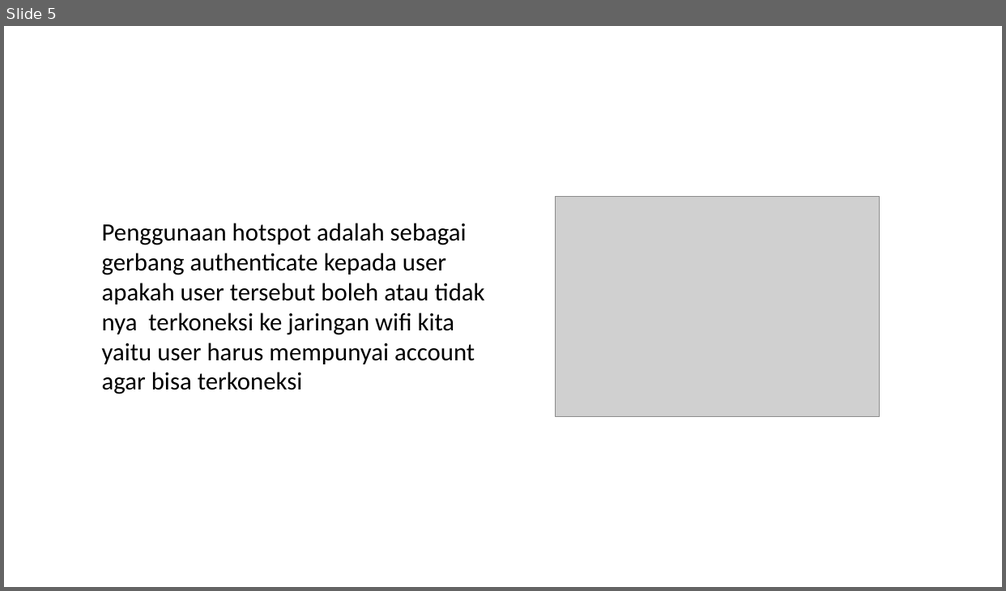
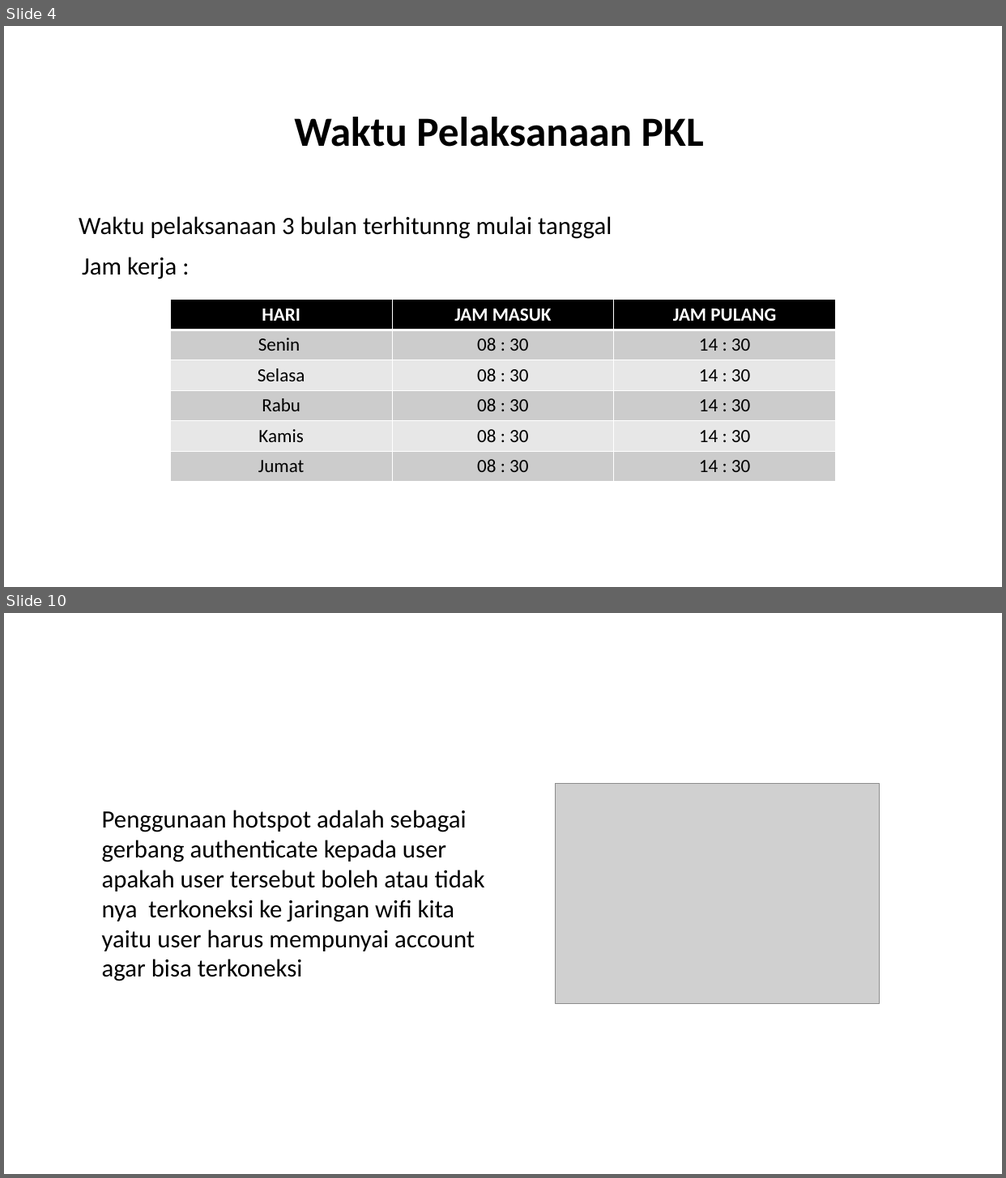
Before and after one commit to wisnushaputra/private-repo, a slide deck: Wisnu.pptx. Shown one above the other, each under a label of ours: slide 5 before the commit, slides 4 and 10 after it; the slides between them are not shown. The pictures are 1006x591 and 1006x1178 pixels, drawn with LibreOffice and Linux fonts; fonts in the diff are those of the drawing; grey boxes stand for pictures. Boxes give left, top, right and bottom in pixels: in the first picture for what was removed or moved away, otherwise in the second. Text is boxed around its words. In the diff, an @@ line names an element or a change of style, - is before the commit and + after.

```diff
--- a/Wisnu.pptx
+++ b/Wisnu.pptx
@@ slide 4 added at [4,26,1002,587], background #FFFFFF @@
@@ text added at [294,117,704,147], 40 pt, text #000000, bold @@
+Waktu Pelaksanaan PKL
@@ text added at [79,216,612,239], 24 pt, text #000000 @@
+Waktu pelaksanaan 3 bulan terhitunng mulai tanggal
@@ text added at [82,257,177,280], 24 pt, text #000000 @@
+Jam kerja :
@@ table added at [170,300,835,482], 6 rows, 3 columns @@
+HARI | JAM MASUK | JAM PULANG
+Senin | 08 : 30 | 14 : 30
+Selasa | 08 : 30 | 14 : 30
+Rabu | 08 : 30 | 14 : 30
+Kamis | 08 : 30 | 14 : 30
+Jumat | 08 : 30 | 14 : 30
@@ what was slide 5 is now slide 10 @@
```
Also in this commit, not shown: 5 slides changed, 6 other slides added, 1 slide removed, 1 other file.
